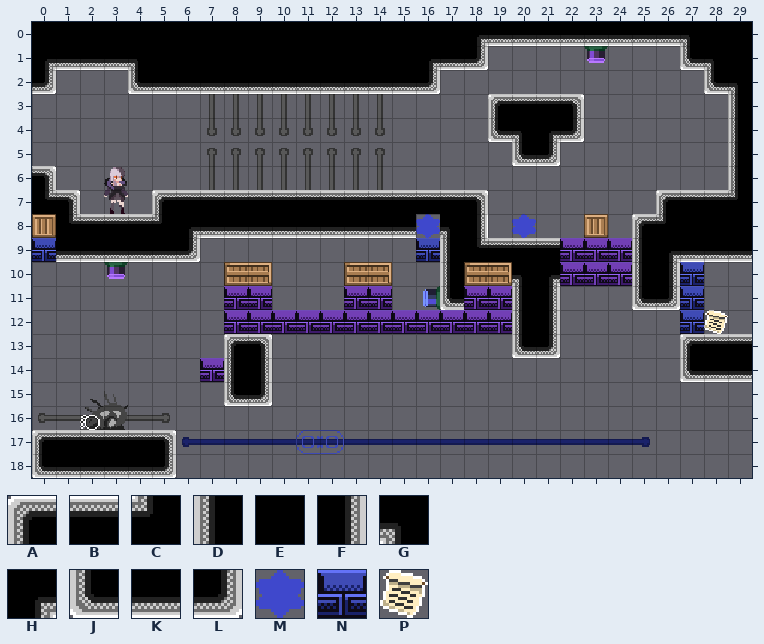
Level history. Tiled map: Assets/maps/BookmarkLevels/2 - Lower Class Rooms/6 - UnlockGravitySwap.tmx. Above, as it was before the edit.
Cells are 16x16 px. Shown: x 0..29, y 0..18.
Key: from "Memory world tileset": A 0, B 1, C 3, D 5, E 6, F 7, G 8, H 9, J 10, K 11, L 12; from "PlaceholderSprites": M 27, N 29, P 55.
_ is an empty cell.
Layers that did not change in this view are not listed.
Layer "ground" before, first column x 25:
 2 ___JG
 3 ____D
 4 ____D
 5 ____D
 6 ____D
 7 _ABBC
 8 ACEEE
 9 DHKKK
10 DFN__
11 JLN__
12 __NP_
13 __ABB
14 __JKK
15 _____
16 _____
17 _____
18 _____
Once edited:
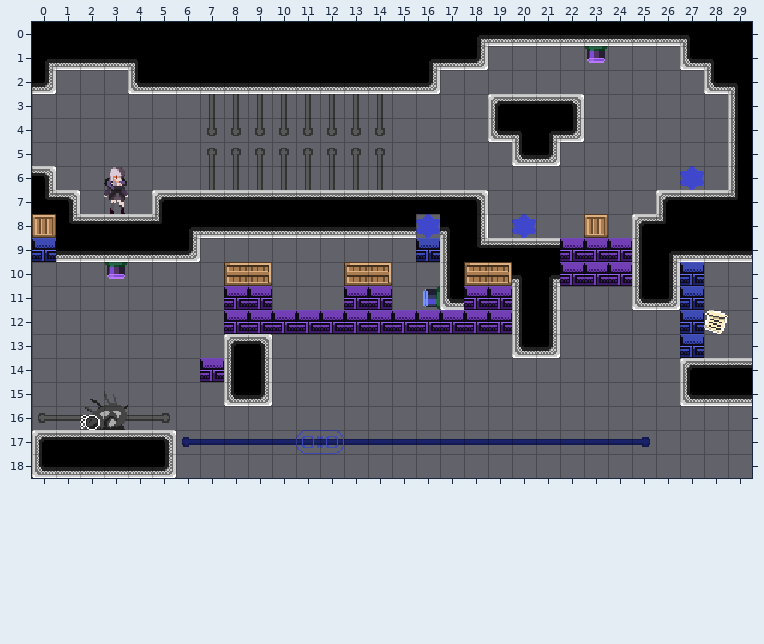
Changes in this commit:
{"where": "layer \"ground\""}
{"y":6,"x":27,"old":"_","new":"M"}
{"y":13,"x":27,"old":"ABB","new":"N__"}
{"y":14,"x":27,"old":"JKK","new":"ABB"}
{"y":15,"x":27,"old":"___","new":"JKK"}
{"label":"added","picture_box":[680,166,704,190]}
{"label":"changed","picture_box":[680,334,752,406]}
